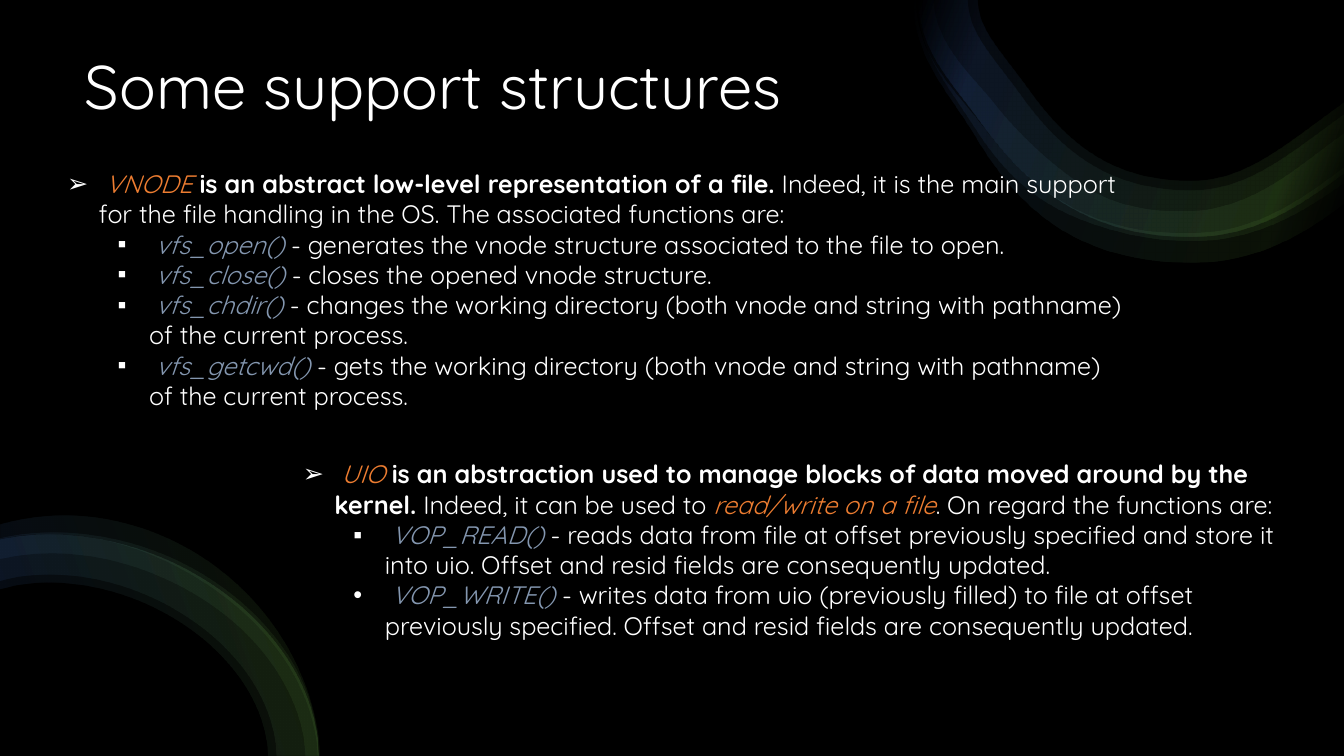
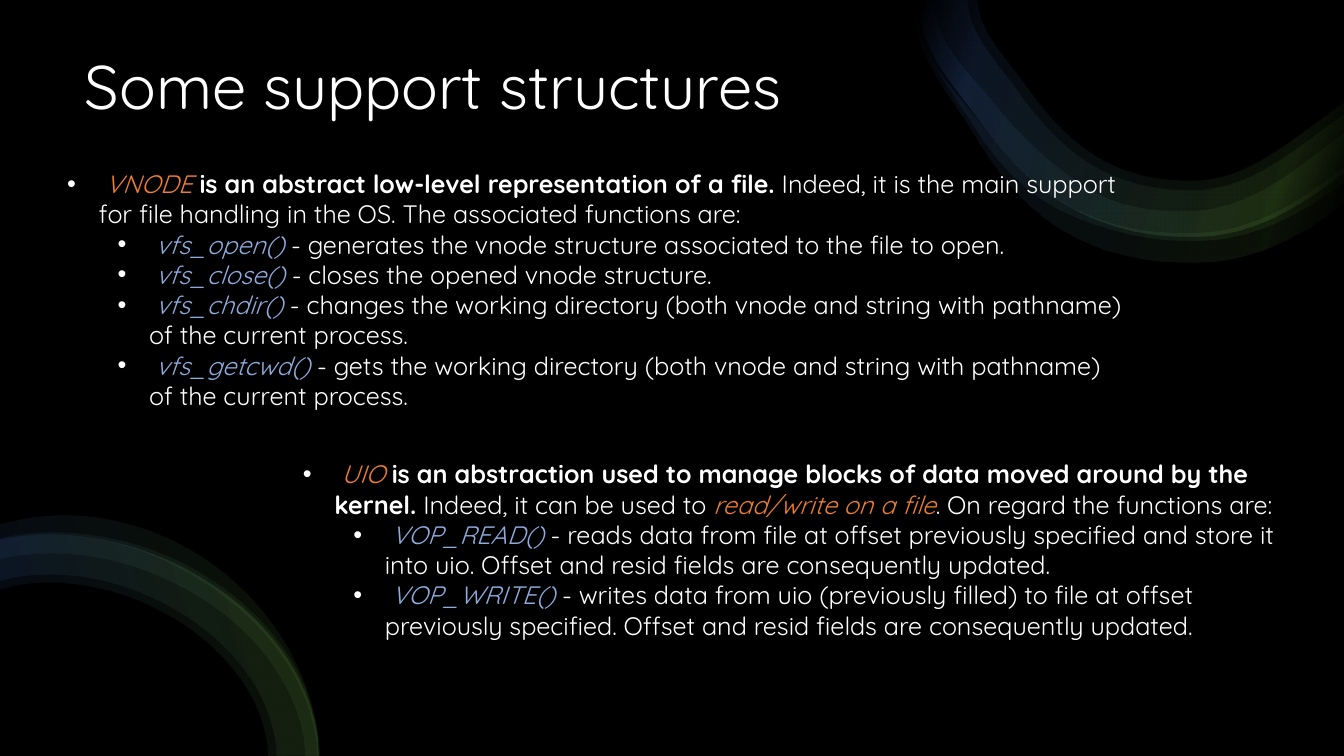
Before and after one commit to DavideAlta/OS161-shell, a slide deck: slide 12 of OS161-shell.pptx. Drawn at 1344x756 pixels with LibreOffice and Linux fonts; fonts in the diff are those of the drawing. Boxes give left, top, right and bottom in pixels: in the first picture for what was removed or moved away, otherwise in the second. Text is boxed around its words. In the diff, an @@ line names an element or a change of style, - is before the commit and + after.

```diff
--- a/OS161-shell.pptx
+++ b/OS161-shell.pptx
@@ text at (99,174,1116,228): text changed @@
-➢ VNODE is an abstract low-level representation of a file. Indeed, it is the main support for the file handling in the OS. The associated functions are:
+• VNODE is an abstract low-level representation of a file. Indeed, it is the main support for file handling in the OS. The associated functions are:
@@ text at (149,227,1121,410): text colour #8497B0 to #8FAADC in "vfs_open()", "vfs_close()", "vfs_chdir()", "vfs_getcwd()"; bullet ▪ to • @@
@@ text "UIO is an abstraction used ..." at (334,464,1274,640): text colour #8497B0 to #8FAADC in "VOP_READ()", "VOP_WRITE()"; bullet ➢ to •; bullet ▪ to • @@
```
Also in this commit, not shown: 10 other slides changed.
